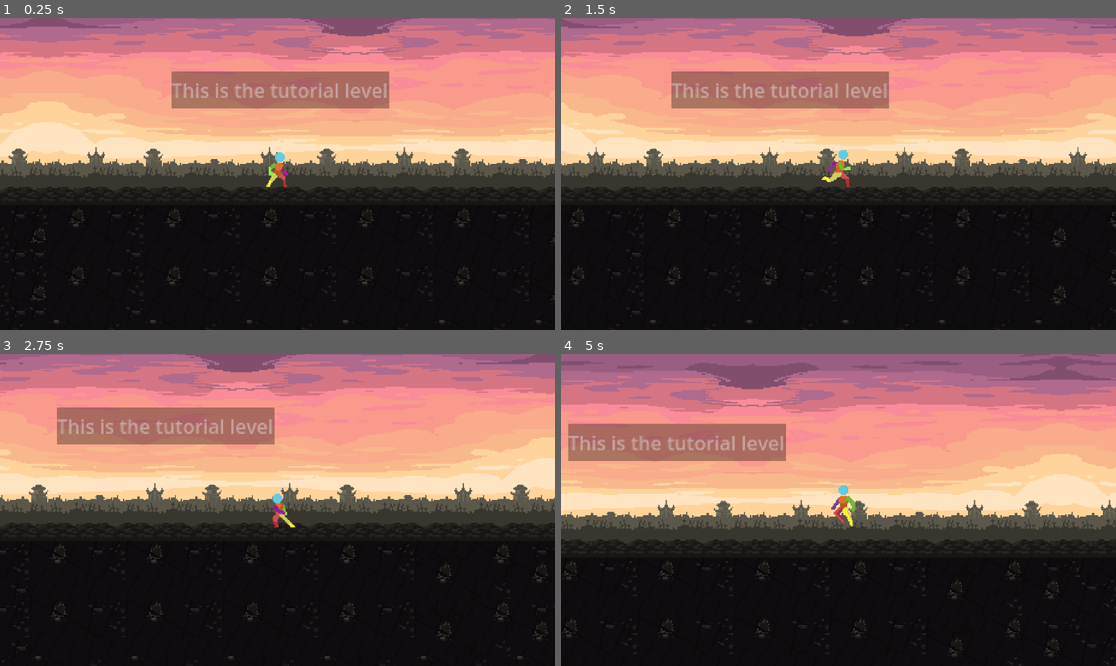
Above: before the commit, frames 1-4 (two rows, left to right).
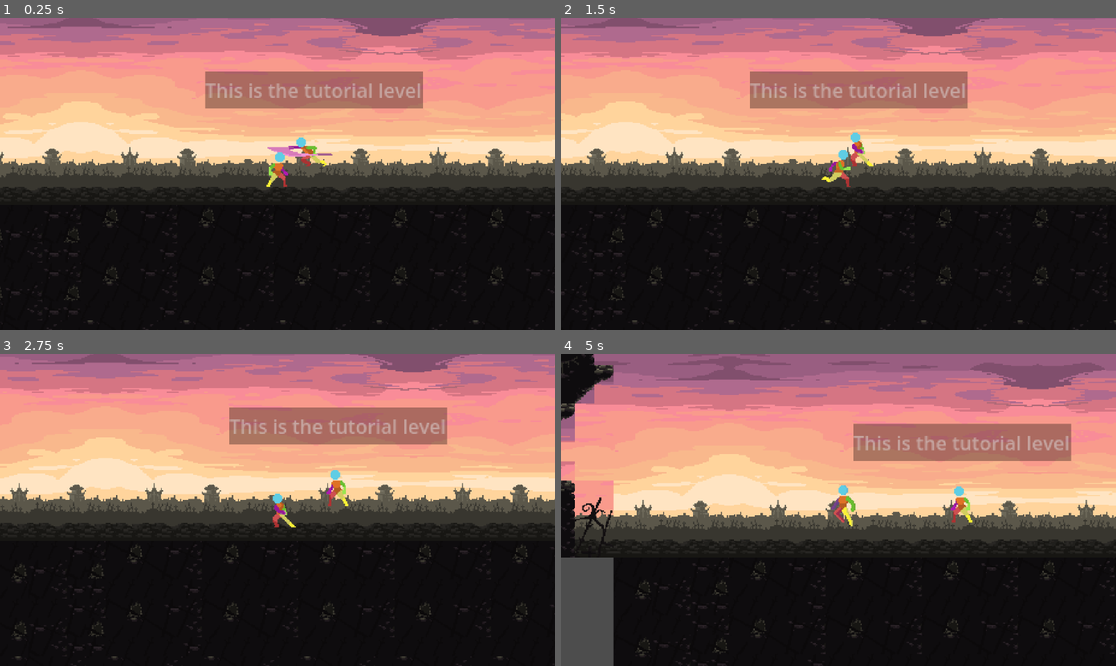
Above: after the commit, the same moments.

Repository: KubaPlay/godotsoulovka
Game: Godot game, scene res://scenes/scene_tutorial.tscn
Two runs of this game, one before a commit and one after it. Both use one fixed random seed, a clock stepped at 60 frames per second and the inputs below.
Inputs:
- Up to frame 1 (0.25 s): no input
- Up to frame 2 (1.5 s): hold D (move_right) from 0.53 s (still down); tap K (attack) at 0.6 s; tap Space (jump) at 0.77, 0.8, 1.07, 1.35 s
- Up to frame 3 (2.75 s): tap Space (jump) at 1.52, 1.82, 2.3 s; tap K (attack) at 1.55, 2.1 s; release D (move_right) at 2.03 s; hold A (move_left) from 2.03 s (still down)
- Up to frame 4 (5 s): release A (move_left) at 2.78 s; hold D (move_right) 2.78-4.28 s; tap Shift (dodge) at 2.85 s; tap Space (jump) at 3.02, 3.32, 3.77, 3.8, 4.07, 4.35, 4.52, 4.82 s; tap K (attack) at 3.05, 3.6, 4.55 s; hold A (move_left) from 4.28 s (still down)

The runs differ from the first frame. In frame 1, 13% of the frame differs, in the area x 0-100%, y 0-100%; in frame 2, 17%; in frame 3, 23%; in frame 4, 30%.
Error after the commit: Invalid access to property or key 'current_animation' on a base object of type 'AnimatedSprite2D'. (res://assets/enemy.gd:212)

Commit message:
enemy simple ai 0.0
not done
only prototype
few bugs

Diff:
--- a/firstgame/assets/enemy.gd
+++ b/firstgame/assets/enemy.gd
@@ -1,31 +1,243 @@
 extends CharacterBody2D
 
-var speed: float = 100.0
-var patrol_range: float = 150.0
-
-
-var direction: int = 1
-var start_x_position: float
-
-
-var sprite_node: Sprite2D
-
-
-func _ready():
-	start_x_position = global_position.x
-
-
-func _physics_process(_delta: float):
-	velocity.x = direction * speed
+# Pohybové vlastnosti
+const MOVE_SPEED: float = 50.0
+const ACCELERATION: float = 500.0
+const FRICTION: float = 600.0
+
+# Detekční a útočné vlastnosti
+var player: CharacterBody2D = null
+var player_in_detection_range: bool = false
+var player_in_attack_range: bool = false
+
+var is_attacking: bool = false
+const ATTACK_DAMAGE: int = 10
+const ATTACK_COOLDOWN: float = 2.0
+var can_attack: bool = true
+
+# ----- ZDE JE PRAVDĚPODOBNÁ OPRAVA -----
+# Ujistěte se, že názvy nodů za znakem '$' přesně odpovídají názvům nodů ve vaší scéně nepřítele!
+# A typy (za dvojtečkou) odpovídají skutečným typům těchto nodů.
+
+@onready var sprite: AnimatedSprite2D = $ActionAnimationPlayer # Sprite node by měl být typu AnimatedSprite2D
+@onready var detection_range_area: Area2D = $DetectionRange # Toto by mělo být Area2D
+@onready var attack_range_area: Area2D = $AttackRange # Toto by mělo být Area2D
+@onready var attack_cooldown_timer: Timer = $AttackCooldownTimer # Toto by mělo být Timer
+@onready var enemy_attack_hitbox: Area2D = $EnemyAttackHitbox # Pokud máte, je to Area2D
+@onready var action_anim_player: AnimatedSprite2D = $ActionAnimationPlayer # Toto by mělo být AnimationPlayer
+
+# Stavy pro jednoduchou AI
+enum State { IDLE, CHASING, ATTACKING }
+var current_state: State = State.IDLE
+
+func _ready() -> void:
+	# Ověření, zda nody existují (dobrá praxe pro ladění)
+	if not sprite:
+		printerr("CHYBA v Enemy: Node $Sprite nenalezen nebo není typu AnimatedSprite2D!")
+		return # Ukonči, aby se zabránilo dalším chybám
+	if not detection_range_area:
+		printerr("CHYBA v Enemy: Node $DetectionRange nenalezen nebo není typu Area2D!")
+		return
+	if not attack_range_area:
+		printerr("CHYBA v Enemy: Node $AttackRange nenalezen nebo není typu Area2D!")
+		return
+	if not attack_cooldown_timer:
+		printerr("CHYBA v Enemy: Node $AttackCooldownTimer nenalezen nebo není typu Timer!")
+		return
+	# Tyto jsou volitelné, takže kontrola může být mírnější
+	if not enemy_attack_hitbox:
+		print("POZNÁMKA v Enemy: Node $EnemyAttackHitbox nenalezen. Hitbox útoku nebude fungovat.")
+	if not action_anim_player:
+		print("POZNÁMKA v Enemy: Node $ActionAnimationPlayer nenalezen. Animace hitboxu nebudou fungovat.")
+
+
+	# Připojení signálů z Area2D pro detekci
+	detection_range_area.body_entered.connect(_on_DetectionRange_body_entered)
+	detection_range_area.body_exited.connect(_on_DetectionRange_body_exited)
+	attack_range_area.body_entered.connect(_on_AttackRange_body_entered)
+	attack_range_area.body_exited.connect(_on_AttackRange_body_exited)
+
+	# Nastavení timeru pro cooldown útoku
+	attack_cooldown_timer.wait_time = ATTACK_COOLDOWN
+	attack_cooldown_timer.one_shot = true
+	attack_cooldown_timer.timeout.connect(_on_AttackCooldownTimer_timeout)
+
+	sprite.animation_finished.connect(_on_Sprite_animation_finished)
+
+	if enemy_attack_hitbox:
+		enemy_attack_hitbox.monitoring = false
+		# PŘÍKLAD připojení signálu hitboxu
+		# if enemy_attack_hitbox.is_connected("body_entered", Callable(self, "_on_EnemyAttackHitbox_body_entered")) == false:
+		#     enemy_attack_hitbox.body_entered.connect(_on_EnemyAttackHitbox_body_entered)
+
+	sprite.play("idle")
+
+
+func _physics_process(delta: float) -> void:
+	if not sprite: return # Pokud sprite není načten, nic nedělat
+
+	match current_state:
+		State.IDLE:
+			_state_idle(delta)
+		State.CHASING:
+			_state_chasing(delta)
+		State.ATTACKING:
+			_state_attacking(delta)
+
 	move_and_slide()
-
-	if direction == 1 and global_position.x >= start_x_position + patrol_range:
-		direction = -1
-		global_position.x = start_x_position + patrol_range
-		if sprite_node:
-			sprite_node.flip_h = true
-	elif direction == -1 and global_position.x <= start_x_position - patrol_range:
-		direction = 1
-		global_position.x = start_x_position - patrol_range
-		if sprite_node:
-			sprite_node.flip_h = false
+	_update_animation()
+
+
+func _state_idle(_delta: float) -> void:
+	velocity = velocity.move_toward(Vector2.ZERO, FRICTION * _delta)
+	if player_in_detection_range and player:
+		current_state = State.CHASING
+
+
+func _state_chasing(delta: float) -> void:
+	if not player_in_detection_range or not player:
+		current_state = State.IDLE
+		return
+
+	if player_in_attack_range and can_attack:
+		# Přesun logiky útoku přímo sem pro jasnost
+		current_state = State.ATTACKING
+		is_attacking = true
+		can_attack = false
+		sprite.play("m1") # Předpokládáme animaci útoku "m1"
+		if player: # Otočení před útokem
+			sprite.flip_h = (player.global_position.x < global_position.x)
+		print(name + " útočí (ze stavu CHASING)!")
+		if action_anim_player: # Pokud existuje, spustí animaci hitboxu
+			action_anim_player.play("enemy_m1_hitbox") # Ujistěte se, že máte tuto animaci
+		return # Po zahájení útoku již nepokračuj v tomto framu s logikou CHASING
+
+	var direction_to_player = (player.global_position - global_position).normalized()
+	velocity = velocity.move_toward(direction_to_player * MOVE_SPEED, ACCELERATION * delta)
+	sprite.flip_h = (direction_to_player.x < 0) # Zjednodušené otočení
+
+
+func _state_attacking(_delta: float) -> void:
+	velocity = velocity.move_toward(Vector2.ZERO, FRICTION * _delta)
+	# Útok probíhá. Čeká se na _on_Sprite_animation_finished.
+
+
+# _perform_attack() může být odstraněna, pokud je logika útoku přímo ve _state_chasing
+# nebo pokud chcete útok spouštět i z jiných stavů. Prozatím ji nechávám zakomentovanou.
+# func _perform_attack() -> void:
+# 	if not can_attack or is_attacking:
+# 		return
+# 	is_attacking = true
+# 	can_attack = false
+# 	sprite.play("m1")
+# 	if player:
+# 		sprite.flip_h = (player.global_position.x < global_position.x)
+# 	print(name + " útočí!")
+# 	if action_anim_player:
+# 		action_anim_player.play("enemy_m1_hitbox")
+
+
+func _update_animation() -> void:
+	if is_attacking:
+		return # Animace útoku je řízena jinde
+
+	if velocity.length_squared() > 5.0 * 5.0: # Efektivnější kontrola než .length()
+		if sprite.animation != "run":
+			sprite.play("run")
+	else:
+		if sprite.animation != "idle":
+			sprite.play("idle")
+
+
+func _on_DetectionRange_body_entered(body: Node2D) -> void:
+	if body.is_in_group("player"):
+		player = body as CharacterBody2D
+		player_in_detection_range = true
+		print(name + ": Hráč v detekčním dosahu!")
+
+
+func _on_DetectionRange_body_exited(body: Node2D) -> void:
+	if body == player:
+		player_in_detection_range = false
+		# player = null # Resetovat hráče, pokud je mimo detekci a attack range
+		if not player_in_attack_range: player = null
+		current_state = State.IDLE
+		print(name + ": Hráč opustil detekční dosah.")
+
+
+func _on_AttackRange_body_entered(body: Node2D) -> void:
+	if body.is_in_group("player"): # Pro případ, že by hráč vstoupil rovnou do AttackRange
+		if not player: player = body as CharacterBody2D
+		player_in_attack_range = true
+		print(name + ": Hráč v útočném dosahu!")
+		if can_attack and (current_state == State.CHASING or current_state == State.IDLE): # Může zaútočit z CHASING nebo i když stojí a hráč přijde
+			current_state = State.ATTACKING
+			is_attacking = true # Důležité nastavit před přehráním animace
+			can_attack = false
+			sprite.play("m1")
+			if player: sprite.flip_h = (player.global_position.x < global_position.x)
+			print(name + " útočí (z _on_AttackRange_body_entered)!")
+			if action_anim_player: action_anim_player.play("enemy_m1_hitbox")
+
+
+func _on_AttackRange_body_exited(body: Node2D) -> void:
+	if body == player:
+		player_in_attack_range = false
+		print(name + ": Hráč opustil útočný dosah.")
+		# Pokud neútočil a hráč odešel z útočného dosahu, ale je stále v detekčním, přejdi na CHASING
+		if not is_attacking and player_in_detection_range:
+			current_state = State.CHASING
+
+
+func _on_AttackCooldownTimer_timeout() -> void:
+	can_attack = true
+	print(name + ": Cooldown útoku skončil.")
+	# Pokud je hráč stále v attack range, můžeme zkusit zaútočit znovu
+	if player_in_attack_range and player and current_state != State.ATTACKING: # A pokud už neútočíme z nějakého jiného důvodu
+		current_state = State.ATTACKING
+		is_attacking = true
+		can_attack = false # Ihned znovu na cooldown
+		sprite.play("m1")
+		if player: sprite.flip_h = (player.global_position.x < global_position.x)
+		print(name + " útočí (po cooldownu, hráč stále blízko)!")
+		if action_anim_player: action_anim_player.play("m1")
+
+
+func _on_Sprite_animation_finished() -> void:
+	if is_attacking and (sprite.animation == "m1"): # Ujistěte se, že název "m1" odpovídá
+		print(name + ": Animace útoku ('m1') dokončena.")
+		is_attacking = false
+		attack_cooldown_timer.start() # Spusť cooldown
+
+		if enemy_attack_hitbox and action_anim_player and action_anim_player.current_animation == "enemy_m1_hitbox":
+			# Není standardní, ale pokud chcete hitbox deaktivovat zde (lepší je v animaci hitboxu)
+			pass # enemy_attack_hitbox.monitoring = false
+
+		# Rozhodnutí po útoku
+		if player_in_attack_range and player and can_attack: # A můžeme znovu útočit
+			# Okamžitý další útok, pokud hráč neunikl a cooldown to dovolí
+			# (can_attack by zde mělo být false kvůli cooldownu, ale pokud by cooldown byl krátký)
+			# Raději přejít do CHASING a nechat logiku tam rozhodnout o dalším útoku
+			current_state = State.CHASING
+		elif player_in_detection_range and player:
+			current_state = State.CHASING
+		else:
+			current_state = State.IDLE
+			player = null # Pokud není v žádném dosahu, zapomeň na něj
+
+
+# Hitbox metoda - MUSÍTE SI BÝT JISTÍ, ŽE JE TENTO SIGNÁL PŘIPOJEN V EDITORU
+# NEBO PROGRAMOVĚ A ŽE collision_layer/mask JE SPRÁVNĚ
+func _on_EnemyAttackHitbox_body_entered(body: Node2D) -> void:
+	# Předpokládá, že EnemyAttackHitbox je aktivován POUZE během útoku
+	# (buď přes AnimationPlayer nebo manuálně ve skriptu)
+	if body.is_in_group("player"): # Nepřítel zasáhl hráče
+		print(name + " zasáhl hráče!")
+		if body.has_method("take_damage"):
+			body.take_damage(ATTACK_DAMAGE)
+
+		# Zabraňte vícenásobným zásahům, pokud chcete
+		if enemy_attack_hitbox:
+			enemy_attack_hitbox.monitoring = false # Deaktivuje hitbox po prvním zásahu tohoto "swingu"
+												  # Lepší by bylo spravovat přes AnimationPlayer,
+												  # který nastaví monitoring na true jen na aktivních snímcích.
--- a/firstgame/assets/enemy.tscn
+++ b/firstgame/assets/enemy.tscn
@@ -1,8 +1,9 @@
-[gd_scene load_steps=31 format=3 uid="uid://c8q45y88hk4k"]
+[gd_scene load_steps=43 format=3 uid="uid://c8q45y88hk4k"]
 
 [ext_resource type="Script" uid="uid://3nnipayqfd2s" path="res://assets/enemy.gd" id="1_nyjvj"]
 [ext_resource type="Texture2D" uid="uid://mk0gopkeqk08" path="res://assets/2D-Pixel-Art-Character-Template/Idle/Player Idle 48x48.png" id="2_4lsqg"]
 [ext_resource type="Texture2D" uid="uid://tjkh3kbblavn" path="res://assets/2D-Pixel-Art-Character-Template/Jump/player jump left 48x48-sheet.png" id="3_edavc"]
+[ext_resource type="Texture2D" uid="uid://coewe0d2spjho" path="res://assets/2D-Pixel-Art-Character-Template/Katana Attack-Sheathe/player katana attack-sheathe 80x64.png" id="4_4lsqg"]
 [ext_resource type="Texture2D" uid="uid://v2cmog7r3vyx" path="res://assets/2D-Pixel-Art-Character-Template/Run/player run 48x48.png" id="4_icab4"]
 
 [sub_resource type="AtlasTexture" id="AtlasTexture_3mip4"]
@@ -68,6 +69,46 @@
 [sub_resource type="AtlasTexture" id="AtlasTexture_cbn5g"]
 atlas = ExtResource("3_edavc")
 region = Rect2(240, 0, 48, 45)
+
+[sub_resource type="AtlasTexture" id="AtlasTexture_edavc"]
+atlas = ExtResource("4_4lsqg")
+region = Rect2(0, 0, 80, 64)
+
+[sub_resource type="AtlasTexture" id="AtlasTexture_icab4"]
+atlas = ExtResource("4_4lsqg")
+region = Rect2(80, 0, 80, 64)
+
+[sub_resource type="AtlasTexture" id="AtlasTexture_npimb"]
+atlas = ExtResource("4_4lsqg")
+region = Rect2(160, 0, 80, 64)
+
+[sub_resource type="AtlasTexture" id="AtlasTexture_b3050"]
+atlas = ExtResource("4_4lsqg")
+region = Rect2(240, 0, 80, 64)
+
+[sub_resource type="AtlasTexture" id="AtlasTexture_fpuwb"]
+atlas = ExtResource("4_4lsqg")
+region = Rect2(320, 0, 80, 64)
+
+[sub_resource type="AtlasTexture" id="AtlasTexture_l6p6t"]
+atlas = ExtResource("4_4lsqg")
+region = Rect2(400, 0, 80, 64)
+
+[sub_resource type="AtlasTexture" id="AtlasTexture_wfeia"]
+atlas = ExtResource("4_4lsqg")
+region = Rect2(480, 0, 80, 64)
+
+[sub_resource type="AtlasTexture" id="AtlasTexture_t5yv0"]
+atlas = ExtResource("4_4lsqg")
+region = Rect2(560, 0, 80, 64)
+
+[sub_resource type="AtlasTexture" id="AtlasTexture_fiuo0"]
+atlas = ExtResource("4_4lsqg")
+region = Rect2(640, 0, 80, 64)
+
+[sub_resource type="AtlasTexture" id="AtlasTexture_yvy82"]
+atlas = ExtResource("4_4lsqg")
+region = Rect2(720, 0, 80, 64)
 
 [sub_resource type="AtlasTexture" id="AtlasTexture_6kviw"]
 atlas = ExtResource("4_icab4")
@@ -160,6 +201,41 @@
 "loop": true,
 "name": &"jump",
 "speed": 10.0
+}, {
+"frames": [{
+"duration": 1.0,
+"texture": SubResource("AtlasTexture_edavc")
+}, {
+"duration": 1.0,
+"texture": SubResource("AtlasTexture_icab4")
+}, {
+"duration": 1.0,
+"texture": SubResource("AtlasTexture_npimb")
+}, {
+"duration": 1.0,
+"texture": SubResource("AtlasTexture_b3050")
+}, {
+"duration": 1.0,
+"texture": SubResource("AtlasTexture_fpuwb")
+}, {
+"duration": 1.0,
+"texture": SubResource("AtlasTexture_l6p6t")
+}, {
+"duration": 1.0,
+"texture": SubResource("AtlasTexture_wfeia")
+}, {
+"duration": 1.0,
+"texture": SubResource("AtlasTexture_t5yv0")
+}, {
+"duration": 1.0,
+"texture": SubResource("AtlasTexture_fiuo0")
+}, {
+"duration": 1.0,
+"texture": SubResource("AtlasTexture_yvy82")
+}],
+"loop": false,
+"name": &"m1",
+"speed": 5.0
 }, {
 "frames": [{
 "duration": 1.0,
@@ -191,16 +267,38 @@
 "speed": 10.0
 }]
 
+[sub_resource type="RectangleShape2D" id="RectangleShape2D_nyjvj"]
+size = Vector2(168, 20)
+
 [sub_resource type="CapsuleShape2D" id="CapsuleShape2D_2asft"]
 radius = 7.0
 
 [node name="enemy" type="CharacterBody2D"]
 script = ExtResource("1_nyjvj")
 
-[node name="Animace" type="AnimatedSprite2D" parent="."]
+[node name="ActionAnimationPlayer" type="AnimatedSprite2D" parent="."]
 sprite_frames = SubResource("SpriteFrames_7rrun")
-animation = &"jump"
-frame_progress = 0.122697
+animation = &"m1"
+frame = 9
+frame_progress = 1.0
+
+[node name="DetectionRange" type="Area2D" parent="."]
+
+[node name="CollisionShape2D" type="CollisionShape2D" parent="DetectionRange"]
+position = Vector2(7, 0)
+shape = SubResource("RectangleShape2D_nyjvj")
+
+[node name="AttackRange" type="Area2D" parent="."]
+
+[node name="CollisionShape2D" type="CollisionShape2D" parent="AttackRange"]
+position = Vector2(-3.5, 0)
+shape = SubResource("RectangleShape2D_nyjvj")
+
+[node name="EnemyAttackHitbox" type="Area2D" parent="."]
+
+[node name="CollisionShape2D" type="CollisionShape2D" parent="EnemyAttackHitbox"]
+position = Vector2(0, 5)
+shape = SubResource("CapsuleShape2D_2asft")
 
 [node name="CollisionShape2D" type="CollisionShape2D" parent="."]
 position = Vector2(0, 5)
@@ -209,3 +307,5 @@
 [node name="VisibleOnScreenNotifier2D" type="VisibleOnScreenNotifier2D" parent="."]
 position = Vector2(4.17233e-07, 4)
 scale = Vector2(0.8, 1.7)
+
+[node name="AttackCooldownTimer" type="Timer" parent="."]
--- a/firstgame/assets/player.tscn
+++ b/firstgame/assets/player.tscn
@@ -463,7 +463,7 @@
 [sub_resource type="CapsuleShape2D" id="CapsuleShape2D_2asft"]
 radius = 7.0
 
-[node name="player" type="CharacterBody2D"]
+[node name="player" type="CharacterBody2D" groups=["player"]]
 script = ExtResource("1_rug40")
 
 [node name="Animace" type="AnimatedSprite2D" parent="."]
--- a/firstgame/scenes/scene_tutorial.tscn
+++ b/firstgame/scenes/scene_tutorial.tscn
@@ -1,8 +1,9 @@
-[gd_scene load_steps=21 format=3 uid="uid://dpdda732yt6tu"]
+[gd_scene load_steps=22 format=3 uid="uid://dpdda732yt6tu"]
 
 [ext_resource type="PackedScene" uid="uid://beqqauuw7q5p1" path="res://assets/player.tscn" id="1_7dyq5"]
 [ext_resource type="Script" uid="uid://bjlbdil7w237b" path="res://scenes/scene_tutorial.gd" id="1_kd7jy"]
 [ext_resource type="Texture2D" uid="uid://cxm7tvkvddujc" path="res://assets/Fort of Illusion Files/Layers/tileset.png" id="2_y2ut2"]
+[ext_resource type="PackedScene" uid="uid://c8q45y88hk4k" path="res://assets/enemy.tscn" id="3_y2ut2"]
 [ext_resource type="Texture2D" uid="uid://cs32j1g3w1t86" path="res://assets/Tileset_Darksouls/TILESET_darksouls1.png" id="4_xns12"]
 [ext_resource type="Texture2D" uid="uid://bhoi7sjo4lcpy" path="res://assets/Tileset_Darksouls/TILESET_darksouls2.png" id="5_00iyf"]
 [ext_resource type="Texture2D" uid="uid://b3hqmk1om1hj5" path="res://assets/Tileset_Darksouls/TILESET_darksouls4.png" id="6_j3oho"]
@@ -1019,6 +1020,8 @@
 [node name="scene_tutorial" type="Node2D"]
 script = ExtResource("1_kd7jy")
 
+[node name="enemy" parent="." instance=ExtResource("3_y2ut2")]
+
 [node name="player" parent="." instance=ExtResource("1_7dyq5")]
 position = Vector2(0, -8)
 
